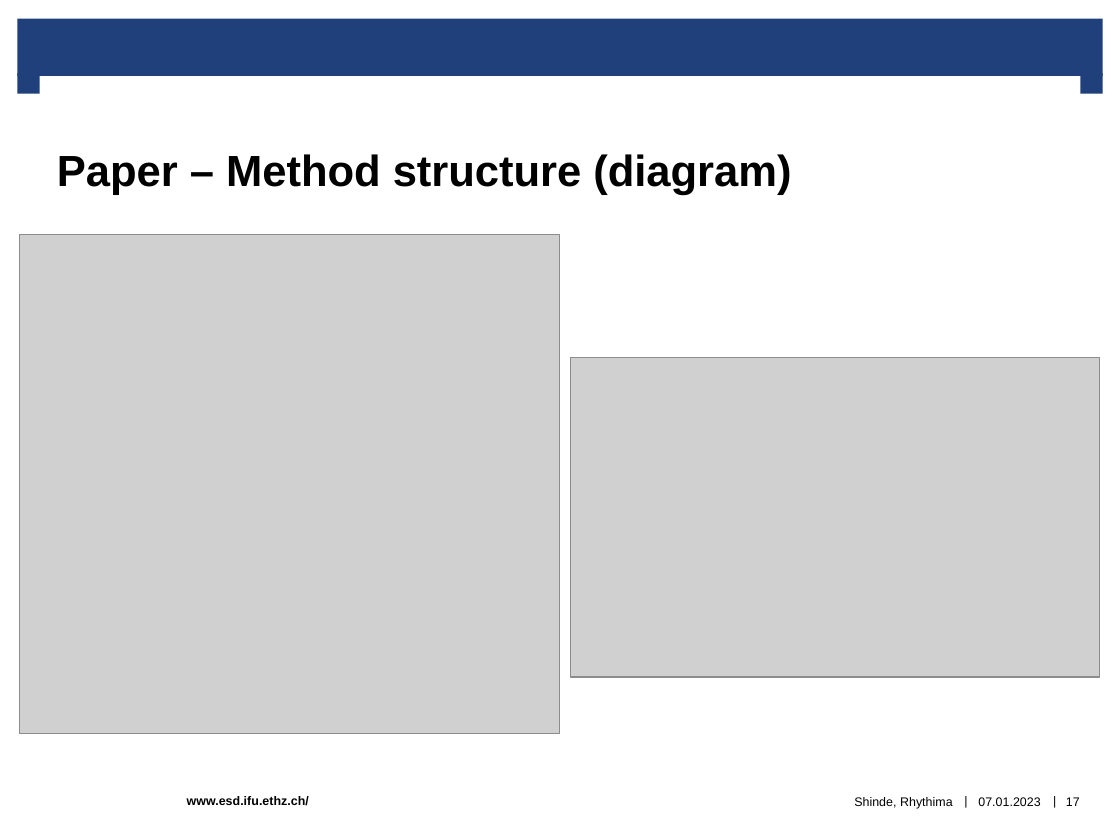
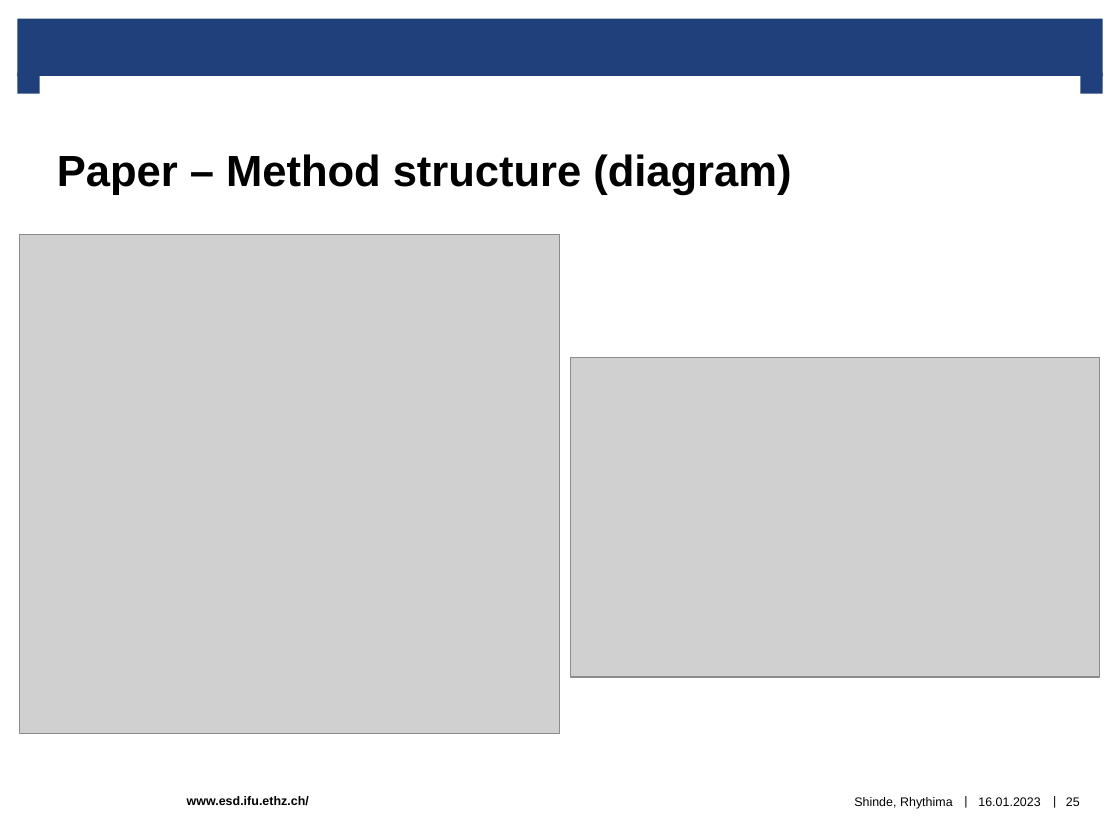
Before and after one commit to rhythimashinde/building-model, a slide deck: slide 25 of paper_SI_discussions/Discussion_paper.pptx (slide 17 before the commit). Drawn at 1120x840 pixels with LibreOffice and Linux fonts; fonts in the diff are those of the drawing; grey boxes stand for pictures; background and template pictures are left out. Boxes give left, top, right and bottom in pixels: in the first picture for what was removed or moved away, otherwise in the second. Text is boxed around its words. In the diff, an @@ line names an element or a change of style, - is before the commit and + after.

```diff
--- a/paper_SI_discussions/Discussion_paper.pptx
+++ b/paper_SI_discussions/Discussion_paper.pptx
@@ text at (978, 797, 1040, 806): text changed @@
-07.01.2023
+16.01.2023
@@ page number at (1066, 797, 1080, 806): text changed @@
-17
+25
```
Also in this commit, not shown: 26 other slides changed, 8 slides added, 14 other files.
